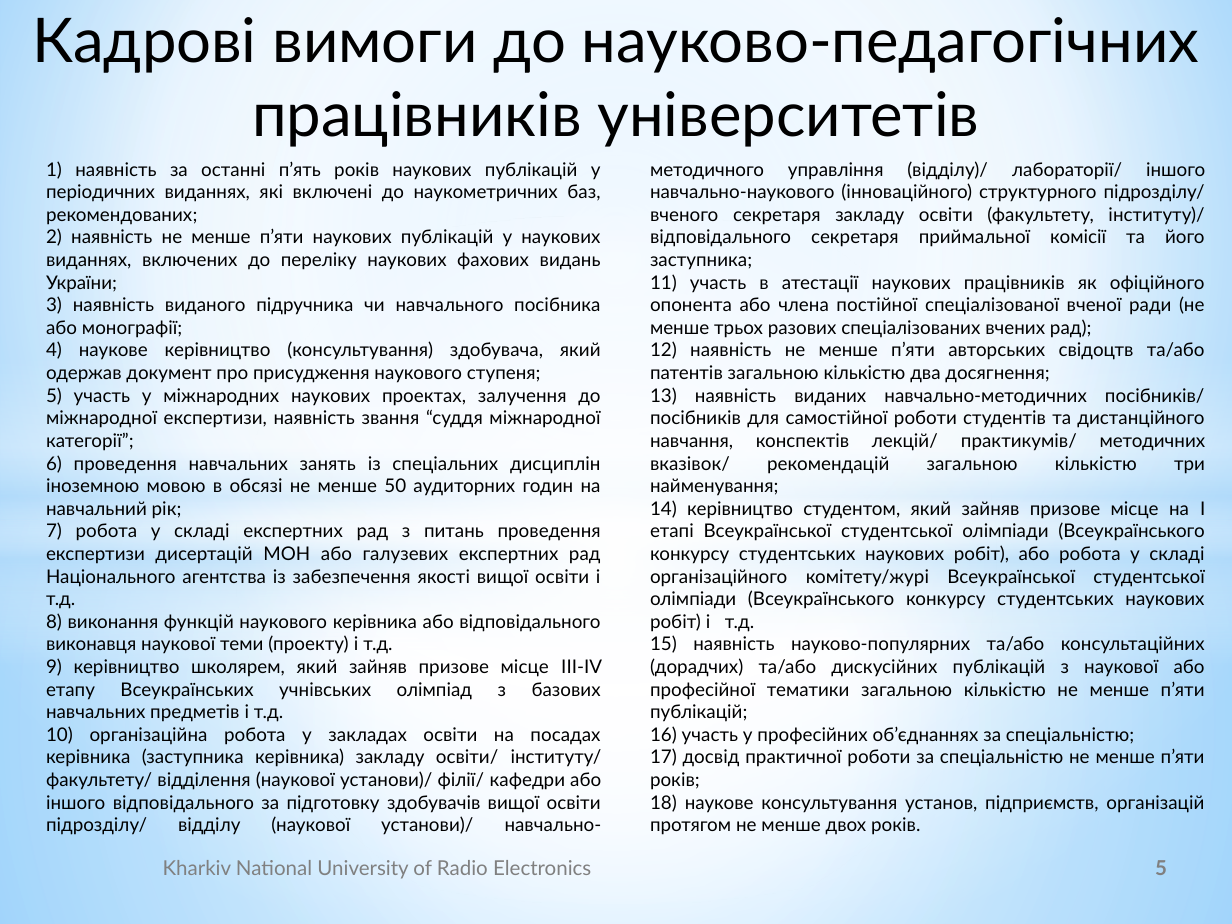
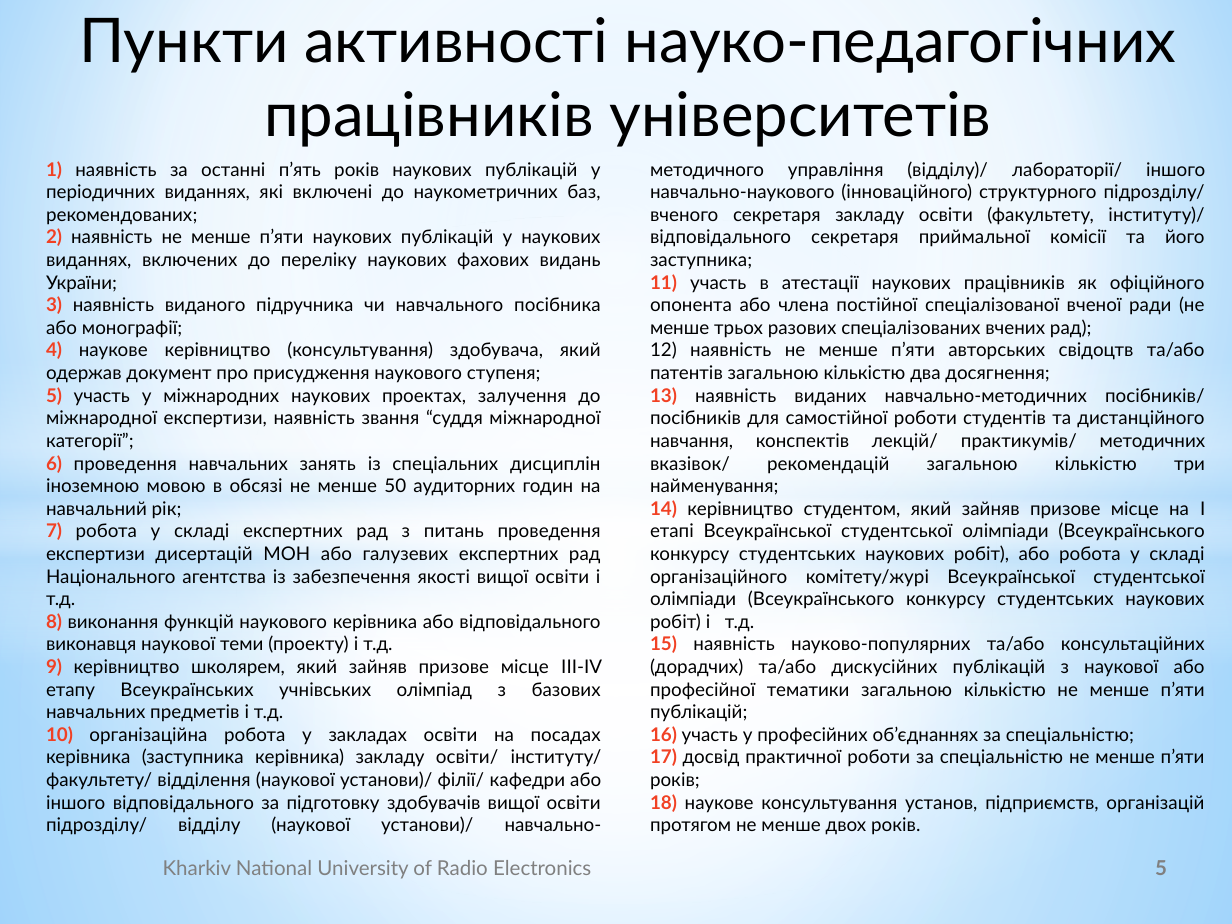
Before and after one commit to UdgineIzotov/diplom-doc, a slide deck: slide 5 of root/Ізотов_Презентация.pptx. Drawn at 1232x924 pixels with LibreOffice and Linux fonts; fonts in the diff are those of the drawing; background and template pictures are left out. Boxes give left, top, right and bottom in pixels: in the first picture for what was removed or moved away, otherwise in the second. Text is boxed around its words. In the diff, an @@ line names an element or a change of style, - is before the commit and + after.

```diff
--- a/root/Ізотов_Презентация.pptx
+++ b/root/Ізотов_Презентация.pptx
@@ text at bbox=[79, 9, 1177, 147]: text changed @@
-Кадрові вимоги до науково-педагогічних працівників університетів
+Пункти активності науко-педагогічних працівників університетів
@@ text at bbox=[46, 161, 1206, 835]: text colour #000000 to #F14124, bold on in "1)", "2)", "3)", "4)" and 13 more places @@
```
Also in this commit, not shown: 11 other slides changed, 2 slides added, 1 slide removed, 4 other files.
